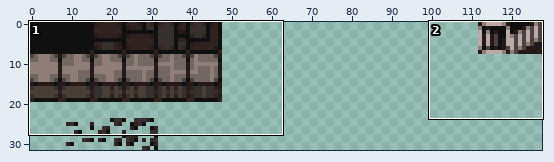
A sprite sheet gets an edit: assets/tileset_deco_1.png. Above: a wide view before the commit, with the close-up outlined.
Close-up. Before the commit:
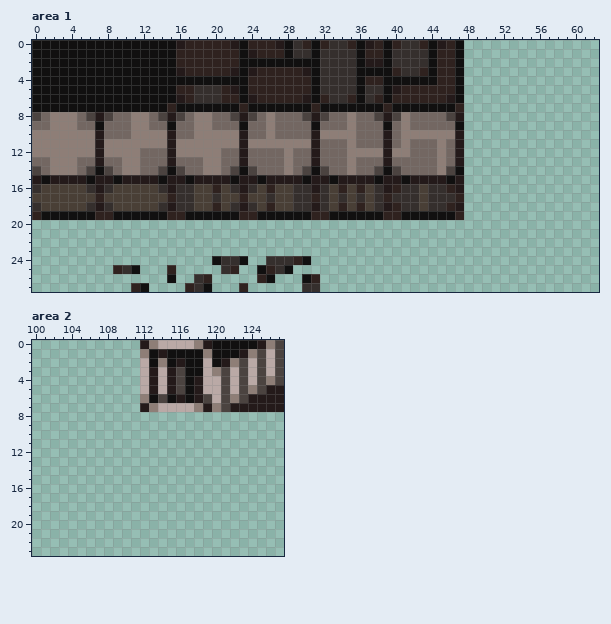
The file is 128x32 pixels. Colours within 5 levels of each other are drawn and written as one. Shown: area 1: x 0..62, y 0..27; area 2: x 100..127, y 0..23.
The result:
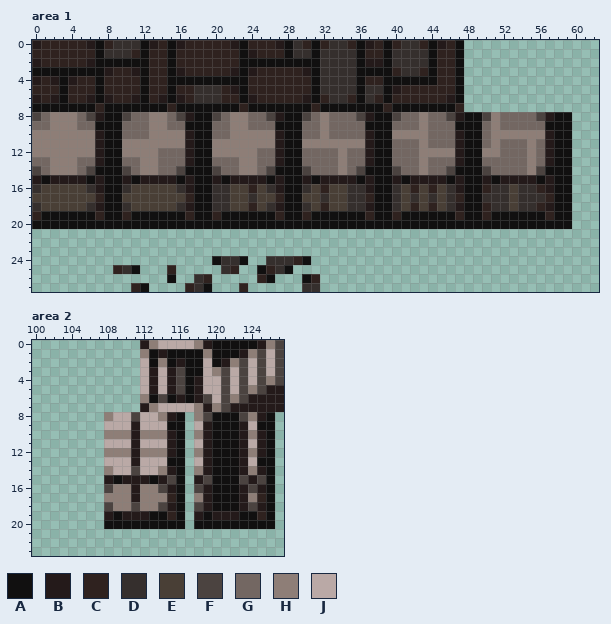
Palette (. is transparent): A #111010  B #241a1a  C #2f221f  D #352f2d  E #493f36  F #4b4340  G #736762  H #8e7e77  J #baa9a6
Diff:
Changed rows in their new state; - is an unchanged pixel.
Area 1:
first column x 0:
 0 BCCCCCB-CDDD-BC---------------------------------------------
 1 CCCCCCC-DDDC-CC---------------------------------------------
 2 BCCCCCB------CC---------------------------------------------
 3 --------BCCB-CC---------------------------------------------
 4 BCB-BCC-CCCC-CC---------------------------------------------
 5 CCC-CCC-CCCC-CC---------------------------------------------
 6 BCB-CCB-BCCB-CB---------------------------------------------
 7 -------C----------------------------------------------------
 8 --------AAFGGHHG-BAAF-HHG-FBAA-GH--GFBAA-G-H----AAFHGGGGFBAA
 9 --------AA-GGHHG-AAA--HH--GAAA-GH--G-AA--G-H----AAGHGGGGGAAA
10 --------AA-GG--HHBAAGG-HHH-BAA-G-GGG-BAAH---GGG-AAGHHHHHHBAA
11 --------AA-----H-BAA---H---BAA-HHHH-HBAA-G-H-G--AAGHGGGHGBAA
12 --------AA--HH-GGBAA-HHHH--BAA-G--HGGBAAGG-HH-H-AAHHGGGHGBAA
13 --------AAGGHH-G-BAAG--HH--BAA-G--HG-BAA---H-G--AAGGGGGHGBAA
14 --------AAFGHHGG-AAAF-GHH-FAAA-GG-HGFAA----H-G--AAFGGGGHFAAA
15 --------A--A--B-ABAA-AB--BA-AABA-B--A--A--------AABABBBBABAA
16 --------AAD---EE-BAADDEEC-DBAA-EC-EDDBAADEC-CED-AACDDEDDCBAA
17 --------AA-----EECAA-D-ED-ECAAEE--ED-CAA-E---E--AADDDEDDDCAA
18 --------AAD---EE-BAADDEEC-DBAA-EC-EDDBAADEC-CED-AACDDEDDCBAA
19 --------A-C----AAC--C--AA--C--CAA----C-A--------AACAAAAAACAA
20 AAAAAAAAAAAAAAAAAAAAAAAAAAAAAAAAAAAAAAAAAAAAAAAAAAAAAAAAAAAA
Area 2:
first column x 108:
 8 HJJFJJHBA-HFAAAFHBA
 9 JJJBJJJAA-JBAAABJAA
10 HHHBHHHBA-HBAAABHBA
11 JJJBJJJBA-JBAAABJBA
12 HHHBHHHBA-HBAAABHBA
13 JJJBJJJAA-JBAAABJAA
14 HJJFJJHBA-HBAAABHBA
15 BABBBABFA-BFAAAFBFA
16 FHHBHHFBA-FBAAABFBA
17 HHHBHHHCA-HBAAABHCA
18 FHHFHHFBA-FBAAABFBA
19 BABBBAACA-BABBBAACA
20 AAAAAAAAA-AAAAAAAAA
Pixel boxes of the changes (left, top, right, bottom) in both close-ups:
changed: (32, 40, 572, 229)
added: (104, 412, 275, 529)
